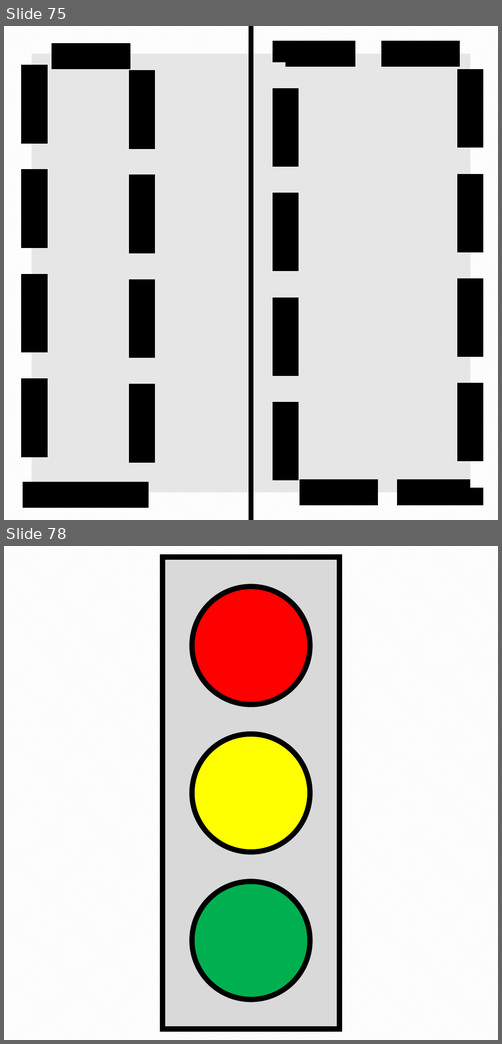
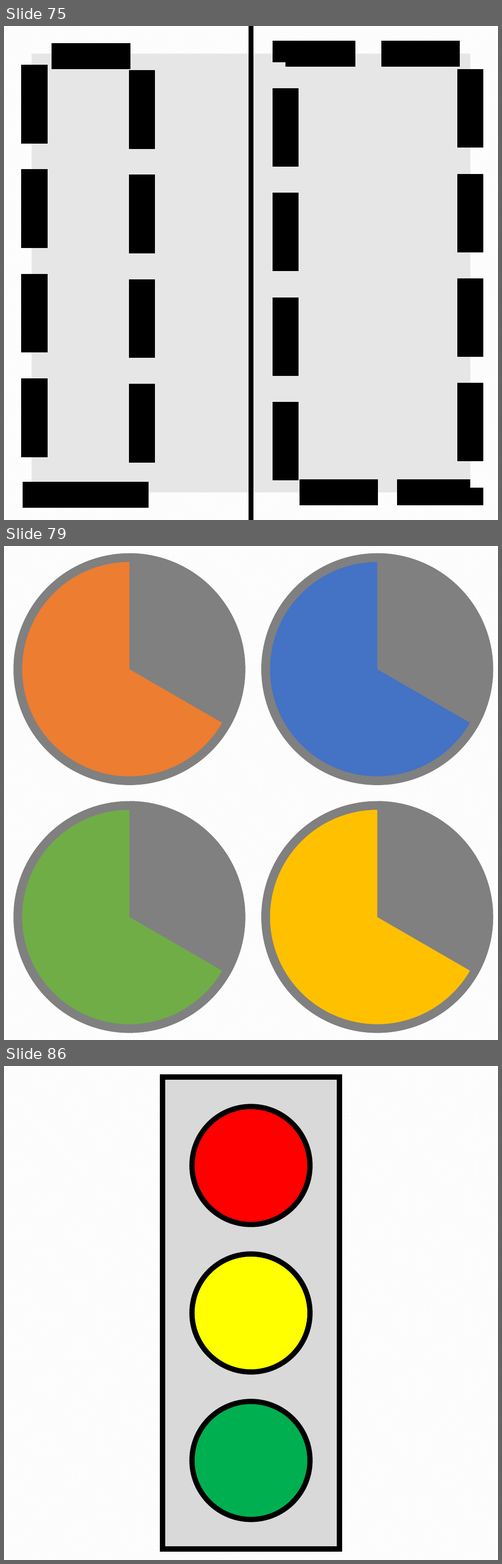
Before and after one commit to pyro-team/bkt-toolbox, a slide deck: features/dev_florian/resources/Icons.pptx. Shown one above the other, each under a label of ours: slides 75 and 78 before the commit, slides 75, 79 and 86 after it; the slides between them are not shown. The pictures are 502x1044 and 502x1564 pixels, drawn with LibreOffice and Linux fonts; fonts in the diff are those of the drawing. Boxes give left, top, right and bottom in pixels: in the first picture for what was removed or moved away, otherwise in the second. Text is boxed around its words. In the diff, an @@ line names an element or a change of style, - is before the commit and + after.

```diff
--- a/features/dev_florian/resources/Icons.pptx
+++ b/features/dev_florian/resources/Icons.pptx
@@ slide 79 added at [4, 546, 498, 1040], background pattern #F2F2F2 on #FFFFFF @@
@@ ellipse added at [18, 557, 241, 781], fill #ED7D31, outline #808080 10 pt @@
@@ arc (boxed as its full ellipse) added at [18, 557, 241, 781], fill #808080, outline #808080 10 pt @@
@@ ellipse added at [266, 557, 489, 781], fill #4472C4, outline #808080 10 pt @@
@@ arc (boxed as its full ellipse) added at [266, 557, 489, 781], fill #808080, outline #808080 10 pt @@
@@ ellipse added at [18, 805, 241, 1029], fill #70AD47, outline #808080 10 pt @@
@@ arc (boxed as its full ellipse) added at [18, 805, 241, 1029], fill #808080, outline #808080 10 pt @@
@@ ellipse added at [266, 805, 489, 1029], fill #FFC000, outline #808080 10 pt @@
@@ arc (boxed as its full ellipse) added at [266, 805, 489, 1029], fill #808080, outline #808080 10 pt @@
@@ what was slide 78 is now slide 86 @@
```
Also in this commit, not shown: 9 other slides added, 2 slides removed.
